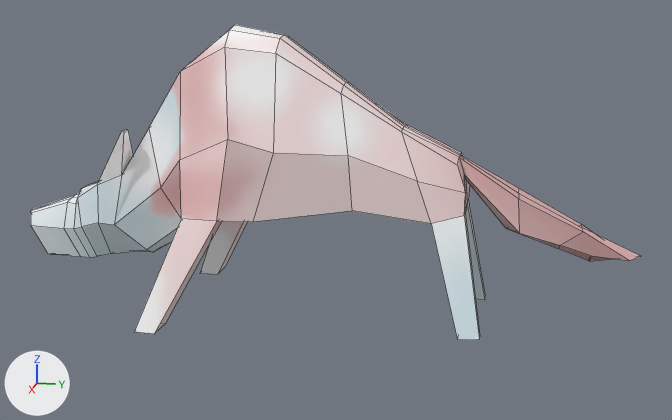
One commit to the FBX model Trucs_Graph/BoardGameCharacters/scenes/Asset_Enemy_Wolf.fbx: the scene before it, then after it.
One viewpoint serves both versions: a 50 mm lens placed at (0.862, 0.188, 0.339), pointed at (0.003, 0.016, 0.124). Arrows for +X, +Y and +Z are at lower left; the lights stay in place. Mesh edges are drawn as thin lines. Where no turn or scale is listed for an object, it has been applied to the vertices.

The first picture shows 'wolf_body'.
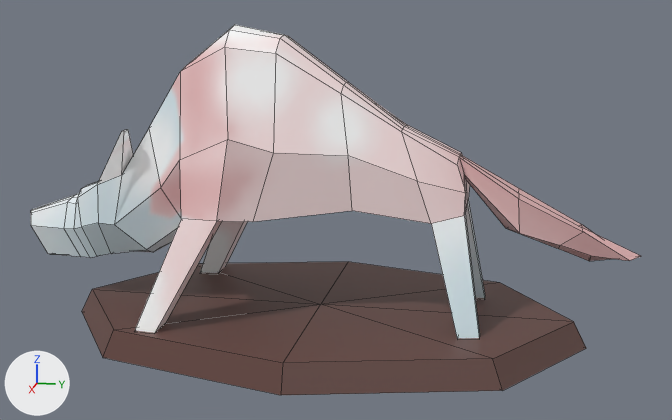
The change in detail:
Picture 'TEX_Stand_01_512x512.png' (img_tex_stand_01_512x512_png) is new.
Material 'socles' (mat_socles) is new.
Its texture is img_tex_stand_01_512x512_png (with its transparency).
Mesh me_mesh_001 is new.
It is an 8-sided cut cone along z (radius 0.158 by 0.258 at the low end, 0.15 by 0.245 at the high end) spanning x -0.158..0.158, y -0.258..0.258, z 0.0..0.026.
It uses material mat_socles (picture img_tex_stand_01_512x512_png).
Object 'wolf_stand' (ob_wolf_stand) is new; it shows me_mesh_001.
Its location is (0.0, 0.0, 0.0).

Where the change shows, as pixel boxes [x1, y1, x2, y2] in the pictures (672 x 420 px):
'wolf_stand', added (brown): after [82, 262, 586, 395]
